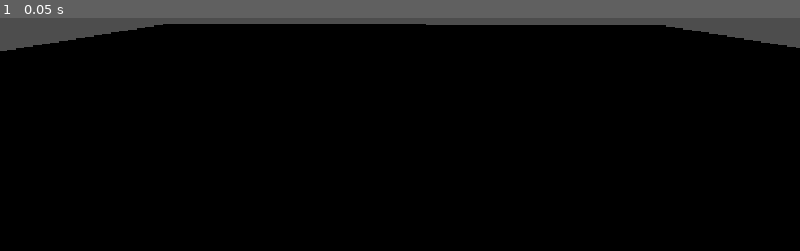
Above: before the commit, frame 1.
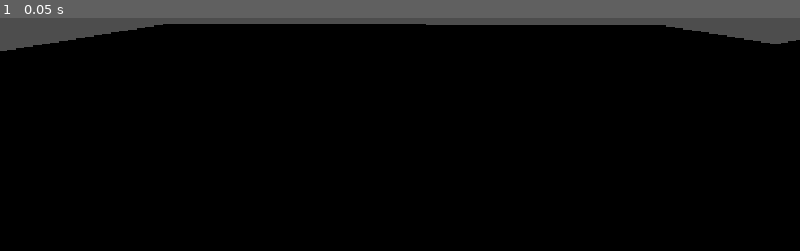
Above: after the commit, the same moment.

Repository: Ryan-M-Smith/SkillIssue
Game: Godot game, scene res://node_3d.tscn
The game is run twice, just before and just after one commit, with the same random seed, the same clock (stepped at 60 frames per second) and the same inputs.
Inputs:
- Up to frame 1 (0.05 s): no input

The runs differ from the first frame. In frame 1, less than 0.1% of the frame differs, in the area x 97-100%, y 9-13%.

Commit message:
created a ramp

Diff:
--- a/apps/game/node_3d.tscn
+++ b/apps/game/node_3d.tscn
@@ -29,5 +29,19 @@
 size = Vector3(2, 2, 0.5)
 material = SubResource("StandardMaterial3D_4xowi")
 
+[node name="CSGPolygon3D" type="CSGPolygon3D" parent="WorldEnvironment" unique_id=1939305452]
+transform = Transform3D(1, 0, 0, 0, 1, 0, 0, 0, 1, 0, 2.2110007, 3.2464633)
+mode = 1
+spin_degrees = 180.0
+spin_sides = 3
+
+[node name="ramp" type="CSGBox3D" parent="WorldEnvironment" unique_id=480671960]
+transform = Transform3D(1, 0, 0, 0, 0.90630776, -0.42261827, 0, 0.42261827, 0.90630776, -21.906214, 1.449528, 12.034275)
+size = Vector3(1.5, 0.25, 5)
+
+[node name="CSGBox3D" type="CSGBox3D" parent="WorldEnvironment/ramp" unique_id=1779155297]
+transform = Transform3D(1, 0, 0, 0, 0.9063082, 0.42261848, 0, -0.42261848, 0.9063082, 0, -0.97205496, -1.5694399)
+size = Vector3(1, 1.5, 1)
+
 [node name="Camera3D" type="Camera3D" parent="." unique_id=1932303875]
 transform = Transform3D(-0.99932206, 0.0052925604, -0.036433104, 0, 0.98961276, 0.14375897, 0.036815517, 0.14366151, -0.98894185, 0, 4.6205983, -4.4521923)
